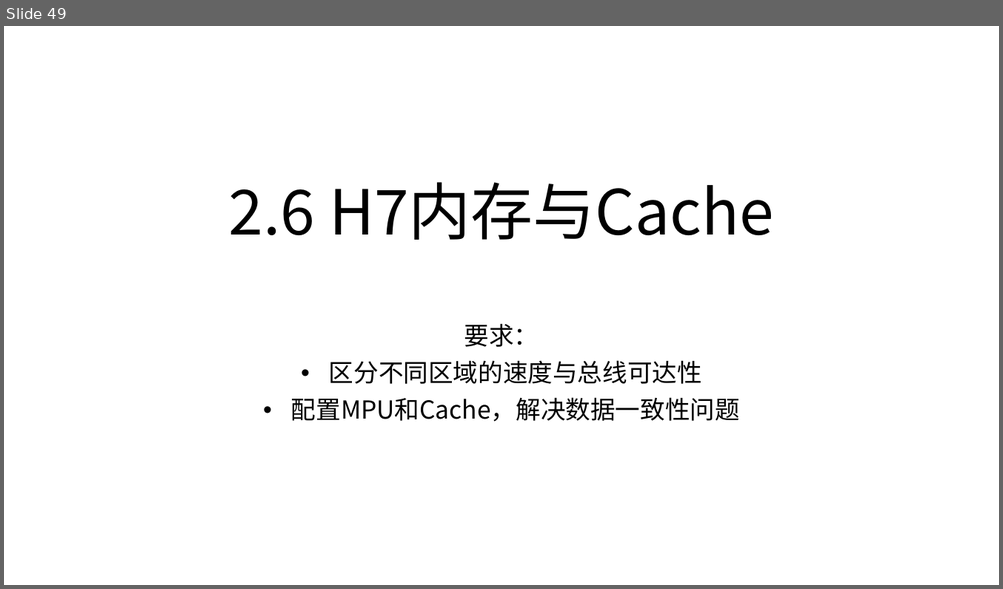
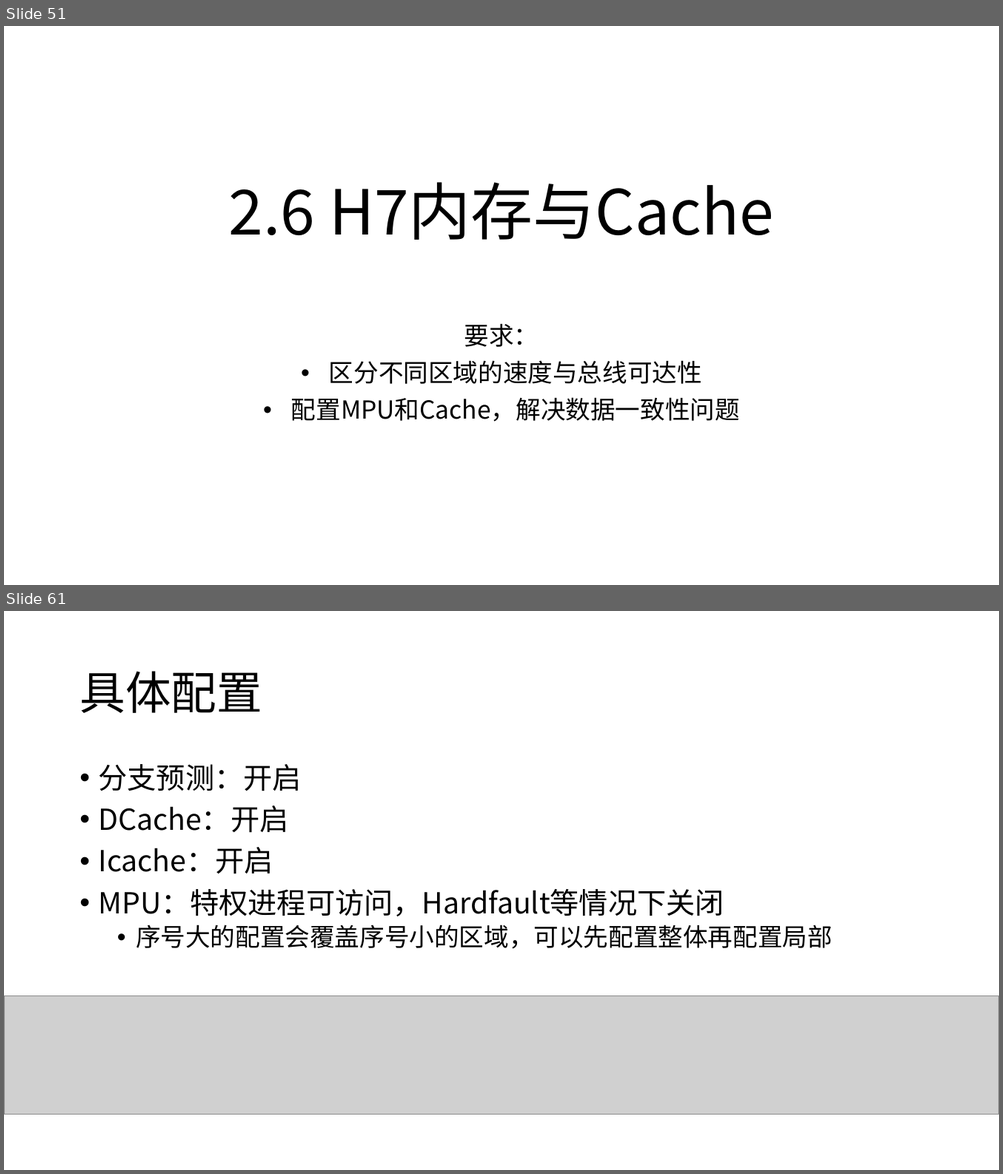
Before and after one commit to JLU-Robomaster-Embedded/embedded_tutorial, a slide deck: 2_STM32基本功能.pptx. Shown one above the other, each under a label of ours: slide 49 before the commit, slides 51 and 61 after it; the slides between them are not shown. The pictures are 1003x589 and 1003x1174 pixels, drawn with LibreOffice and Linux fonts; fonts in the diff are those of the drawing; grey boxes stand for pictures. Boxes give left, top, right and bottom in pixels: in the first picture for what was removed or moved away, otherwise in the second. Text is boxed around its words. In the diff, an @@ line names an element or a change of style, - is before the commit and + after.

```diff
--- a/2_STM32基本功能.pptx
+++ b/2_STM32基本功能.pptx
@@ slide 61 added at (4, 611, 999, 1170), background #FFFFFF @@
@@ title added at (79, 671, 262, 713), 44 pt, text #000000 @@
+具体配置
@@ text added at (99, 764, 832, 949), 28 pt, text #000000 @@
+• 分支预测：开启
+• DCache：开启
+• Icache：开启
+• MPU：特权进程可访问，Hardfault等情况下关闭
+  • 序号大的配置会覆盖序号小的区域，可以先配置整体再配置局部
@@ picture added at (4, 997, 999, 1116) @@
@@ what was slide 49 is now slide 51 @@
```
Also in this commit, not shown: 2 slides changed, 14 other slides added.
